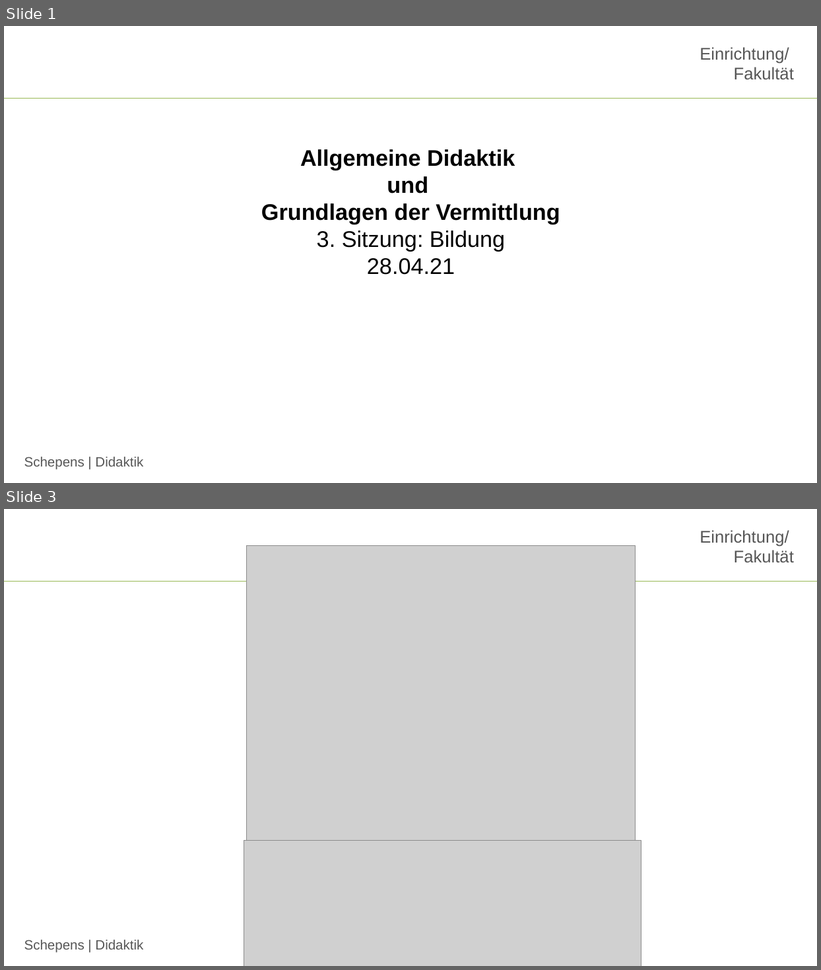
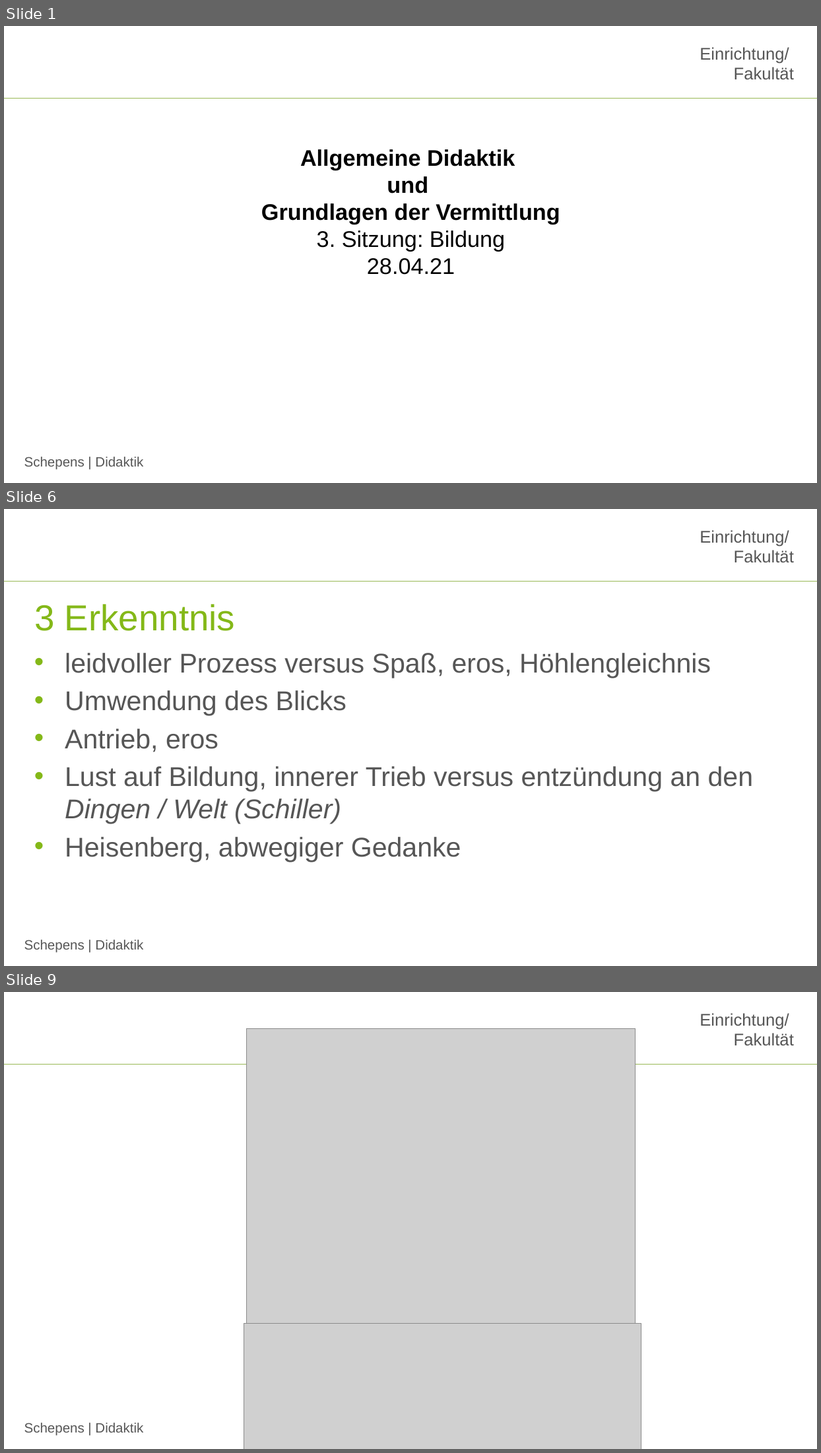
Before and after one commit to jobschepens/didakt22, a slide deck: folien/week3.pptx. Shown one above the other, each under a label of ours: slides 1 and 3 before the commit, slides 1, 6 and 9 after it; the slides between them are not shown. The pictures are 821x970 and 821x1453 pixels, drawn with LibreOffice and Linux fonts; fonts in the diff are those of the drawing; grey boxes stand for pictures; background and template pictures are left out. Boxes give left, top, right and bottom in pixels: in the first picture for what was removed or moved away, otherwise in the second. Text is boxed around its words. In the diff, an @@ line names an element or a change of style, - is before the commit and + after.

```diff
--- a/folien/week3.pptx
+++ b/folien/week3.pptx
@@ slide 6 added at (4, 509, 817, 966), background #FFFFFF; not listed: 3 template elements that a slide beside it also shows @@
@@ title added at (34, 604, 236, 631), 32 pt, text #84B818 @@
+3 Erkenntnis
@@ text added at (65, 653, 754, 862), 24 pt, text #565656 @@
+• leidvoller Prozess versus Spaß, eros, Höhlengleichnis
+• Umwendung des Blicks
+• Antrieb, eros
+• Lust auf Bildung, innerer Trieb versus entzündung an den Dingen / Welt (Schiller)
+• Heisenberg, abwegiger Gedanke
@@ what was slide 3 is now slide 9 @@
```
Also in this commit, not shown: 1 slide changed, 6 other slides added, 2 slides removed.
